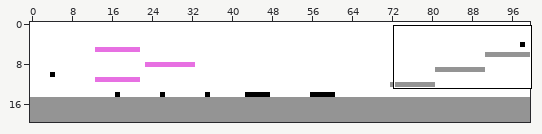
Level history. Tiled map: public/benchmark3/assets/Level2.tmx. The first picture is a wide view before the edit; the outline marks the close-up.
Close-up. Old version:
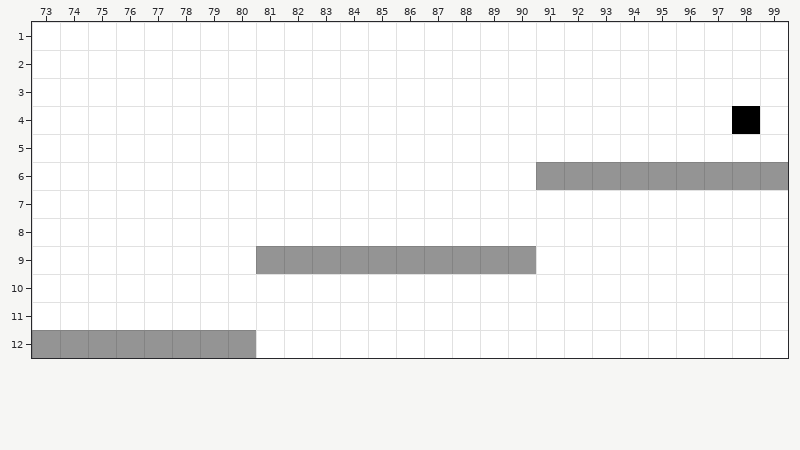
Cells are 32x32 px. Shown: x 73..99, y 1..12. The commit also changed other parts of the map, which this record leaves out.
Once edited:
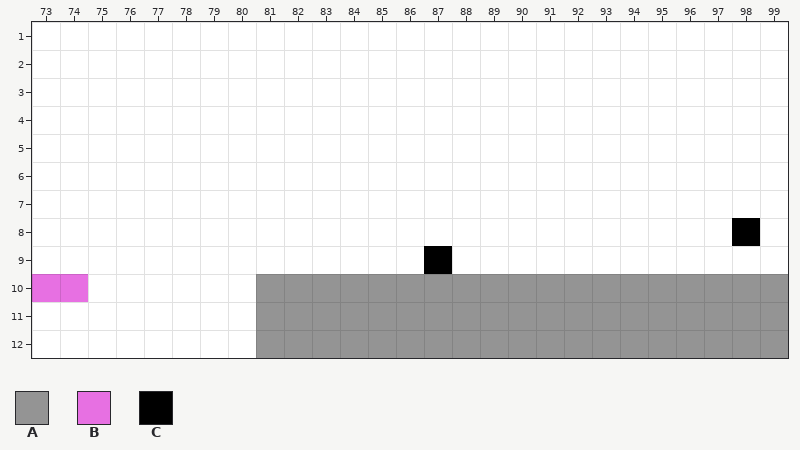
Key: from "tileset": A 2, B 5, C 6.
_ is an empty cell.
Objects are placed by their top-left corner, in cells (3,4 is the top-left corner of cell 3,4); size is 1x1 cell unless given.
What changed:
{"where": "layer \"blockedLayer\""}
{"y":6,"x":91,"old":"AAAAAAAAA","new":"_________"}
{"y":9,"x":81,"old":"AAAAAAAAAA","new":"__________"}
{"y":10,"x":81,"old":"___________________","new":"AAAAAAAAAAAAAAAAAAA"}
{"y":11,"x":81,"old":"___________________","new":"AAAAAAAAAAAAAAAAAAA"}
{"y":12,"x":73,"old":"AAAAAAAA___________________","new":"________AAAAAAAAAAAAAAAAAAA"}
{"where": "layer \"objectsLayer\""}
{"was": "outside this view", "now": "C at 87,9"}
{"was": "C at 98,4", "now": "outside this view"}
{"now": "C at 98,8"}
{"where": "layer \"moveableLayer2\""}
{"y":10,"x":73,"old":"__","new":"BB"}
